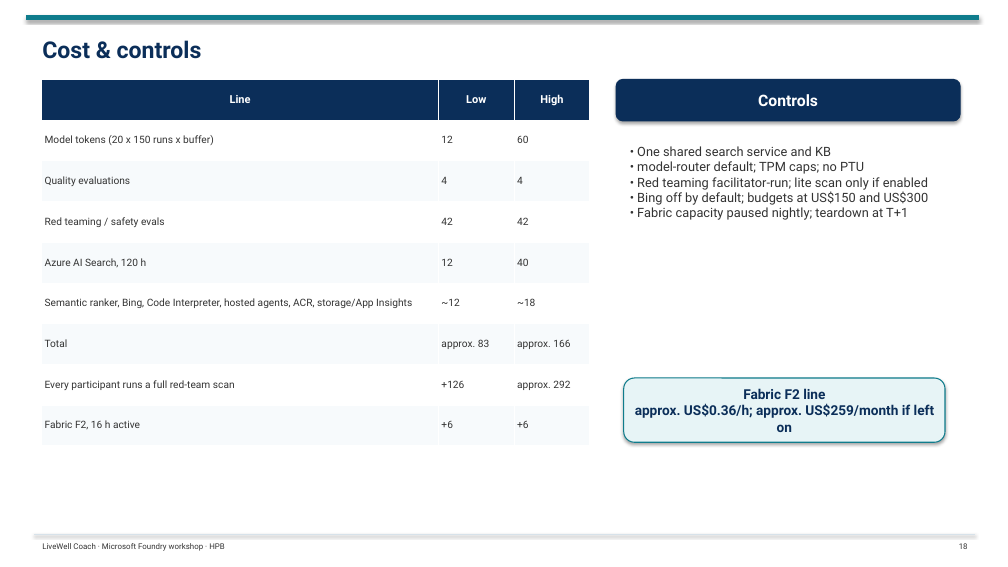
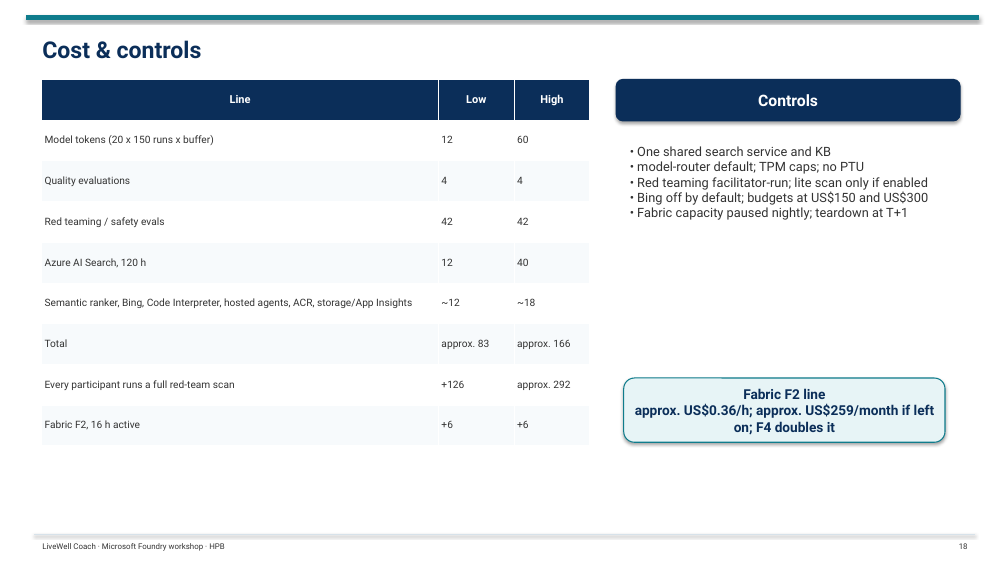
Before and after one commit to tonirex/livewell-foundry-workshop, a slide deck: slide 18 of deck/LiveWell-Foundry-Workshop-Day1.pptx. Drawn at 1008x567 pixels with LibreOffice and Linux fonts; fonts in the diff are those of the drawing. Boxes give left, top, right and bottom in pixels: in the first picture for what was removed or moved away, otherwise in the second. Text is boxed around its words. In the diff, an @@ line names an element or a change of style, - is before the commit and + after.

```diff
--- a/deck/LiveWell-Foundry-Workshop-Day1.pptx
+++ b/deck/LiveWell-Foundry-Workshop-Day1.pptx
@@ text in rounded rectangle at (635, 403, 934, 435): text changed @@
-approx. US$0.36/h; approx. US$259/month if left on
+approx. US$0.36/h; approx. US$259/month if left on; F4 doubles it
```
Also in this commit, not shown: 11 other slides changed, 6 other files.
